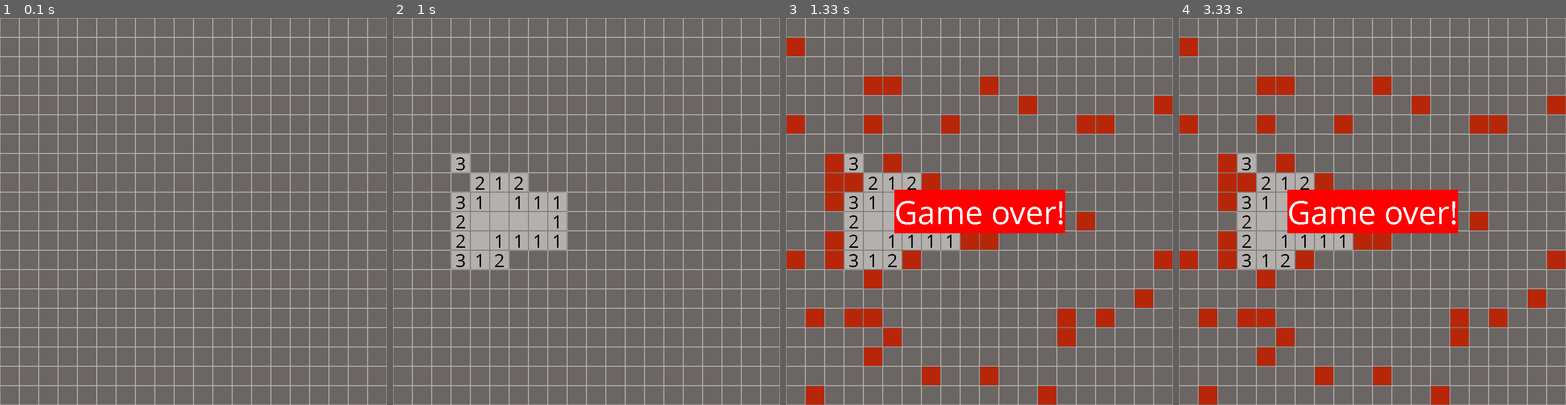
Above: before the commit, frames 1-4 (left to right).
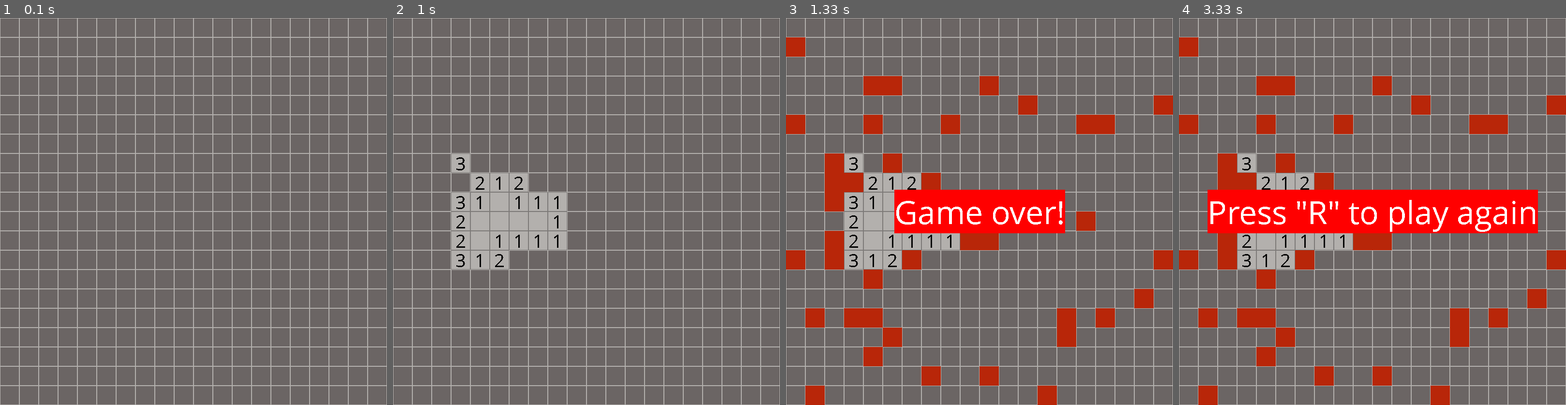
Above: after the commit, the same moments.

Repository: Acutapugione/pygame_games
Game: pygame game, started from 3_sapper/main.py
The game is run twice, just before and just after one commit, with the same random seed, the same clock (stepped at 60 frames per second) and the same inputs.
Inputs (mouse positions are in pixels of both pictures, inside the frame that each line leads up to):
- Up to frame 1 (0.1 s): no input
- Up to frame 2 (1 s): press the mouse at (586, 238) at 0.37 s; move the mouse to (540, 226) at 0.47 s; release the mouse at (493, 215) at 0.6 s; click (466, 153) at 0.72 s
- Up to frame 3 (1.33 s): click (987, 79) at 1.05 s
- Up to frame 4 (3.33 s): no input

Frames 1-2 are identical in both runs. In frame 3, 0.9% of the frame differs, in the area x 0-100%, y 5-100%; in frame 4, 6.4%.

Commit message:
3_sapper functionality changes

Diff:
--- a/3_sapper/board.py
+++ b/3_sapper/board.py
@@ -1,4 +1,5 @@
 import random
+import time
 import pygame as pg
 
 from config import *
@@ -10,6 +11,8 @@
         self.squares = [[0]*SQ_AMOUNT for x in range(SQ_AMOUNT)]
         self.bombs = set()
         self.FONT = pg.font.SysFont(FONT_FAMILY, size=70)
+        self.timer = 0
+
         self.generate_bombs()
         self.create_board()
 
@@ -56,12 +59,24 @@
                 if not square.count:
                     self.open_few(c_row, c_col)
 
-    def draw_bombs(self):
-        # for i in
-        pass
+    def draw_bombs(self, surface):
+        for (row, col) in self.bombs:
+            rect = (col*SQ_SIZE, row*SQ_SIZE, SQ_SIZE, SQ_SIZE)
+            pg.draw.rect(surface, BOMB_COLOR, rect)
+
+
+
+
 
     def gameover_text(self, surface):
+        ctime = time.time()
+
         text_surface = self.FONT.render("Game over!", False, (255, 255, 255), 'red')
+
+        if ctime-self.timer > 2:
+            text_surface = self.FONT.render("Press \"R\" to play again", False, (255, 255, 255), 'red')
+
+
         surface.blit(text_surface, ( (WIDTH // 2) - (text_surface.get_width() // 2), (HEIGHT // 2) - (text_surface.get_height() // 2) ))
 
     def win_text(self, surface):
--- a/3_sapper/config.py
+++ b/3_sapper/config.py
@@ -9,7 +9,7 @@
 BG_COLOR = (107, 101, 100) # gray
 SQUARE_COLOR = (179, 176, 173) # light gray
 SQUARE_COLOR_VISIBLE = (125, 122, 120) # dark gray (border)
-MINE_COLOR = (184, 38, 9) # red
+BOMB_COLOR = (184, 38, 9) # red
 FLAG_COLOR = (242, 122, 27) # orange
 
 FONT_SIZE = SQ_SIZE
--- a/3_sapper/game.py
+++ b/3_sapper/game.py
@@ -20,12 +20,7 @@
 
                 square = self.board.squares[row][col]
 
-                if self.is_gameover and square.is_bomb:
-                    square.is_visible = True
-
-                if square.is_visible and square.is_bomb:
-                    pg.draw.rect(surface, MINE_COLOR, rect)
-                elif square.is_visible:
+                if square.is_visible:
                     pg.draw.rect(surface, SQUARE_COLOR, rect)
 
                 color = SQUARE_COLOR_VISIBLE if square.is_visible else SQUARE_COLOR
--- a/3_sapper/main.py
+++ b/3_sapper/main.py
@@ -1,3 +1,4 @@
+import time
 import pygame as pg
 import sys
 
@@ -23,6 +24,10 @@
             game.board.place_flag(screen)
 
             if game.is_gameover:
+                if not game.board.timer:
+                    game.board.timer = time.time()
+
+                game.board.draw_bombs(screen)
                 game.board.gameover_text(screen)
             elif game.is_won:
                 game.board.win_text(screen)
